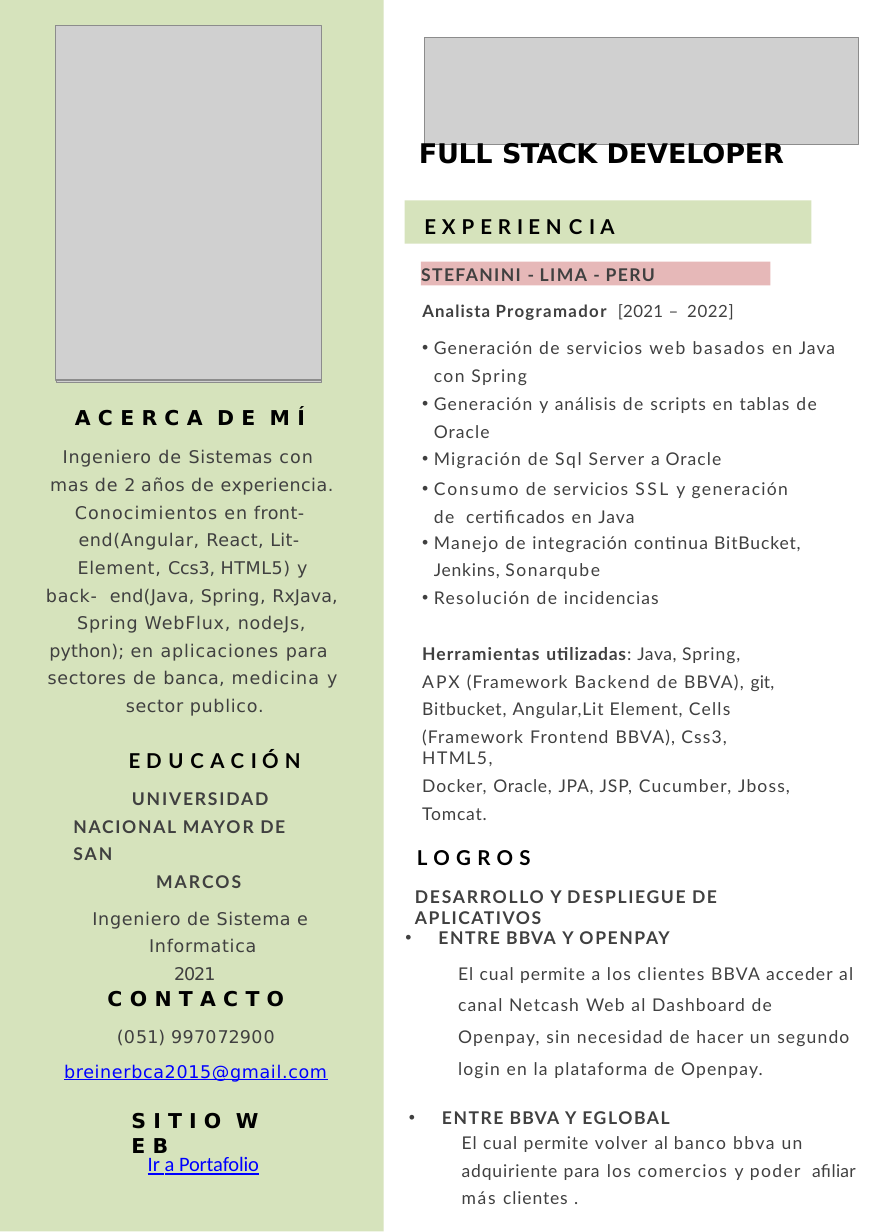
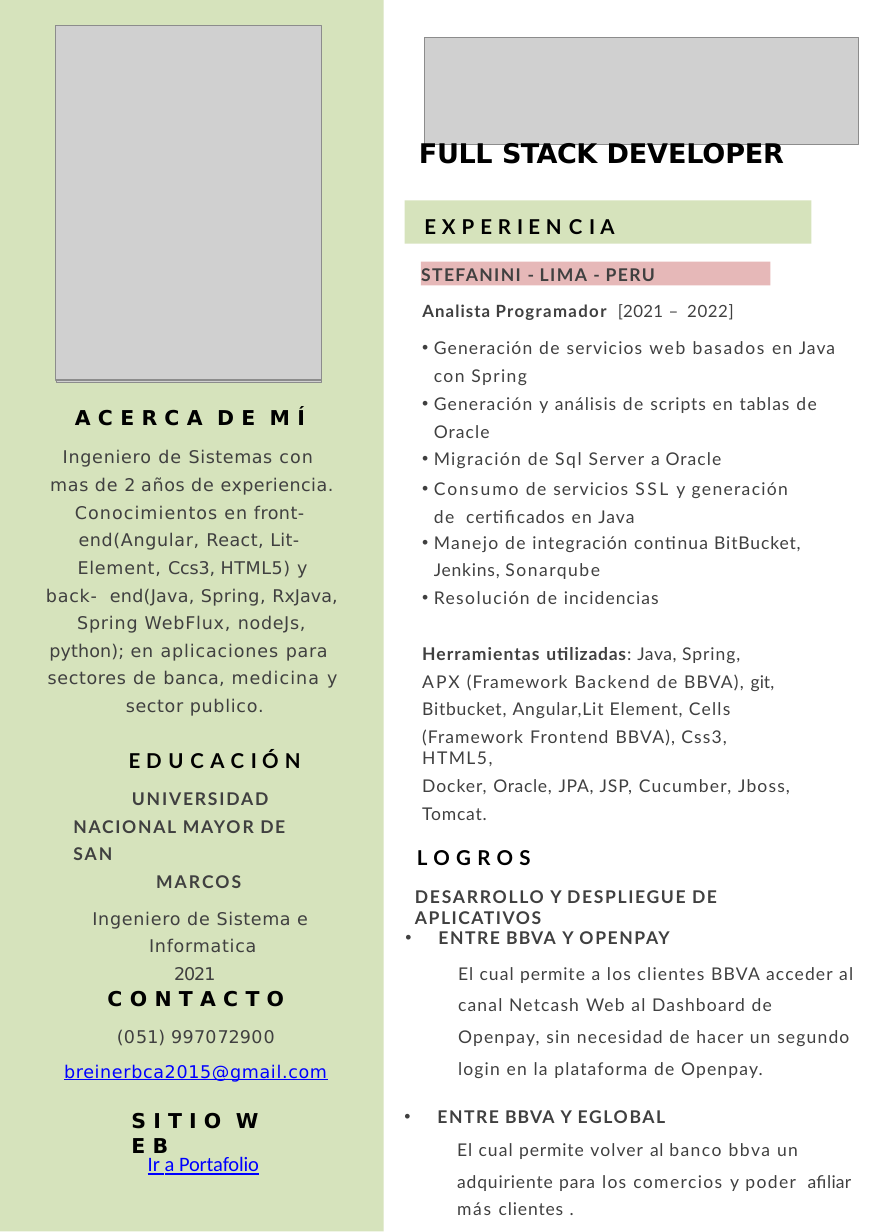
Before and after one commit to breinerbca99/portafolio1, a slide deck: slide 1 of src/assets/CV-Breiner Correa Atucsa.pptx. Drawn at 870x1232 pixels with LibreOffice and Linux fonts; fonts in the diff are those of the drawing; grey boxes stand for pictures. Boxes give left, top, right and bottom in pixels: in the first picture for what was removed or moved away, otherwise in the second. Text is boxed around its words. In the diff, an @@ line names an element or a change of style, - is before the commit and + after.

```diff
--- a/src/assets/CV-Breiner Correa Atucsa.pptx
+++ b/src/assets/CV-Breiner Correa Atucsa.pptx
@@ text at box(437, 1110, 852, 1215): more space between paragraphs @@
```
Also in this commit, not shown: 1 other slide changed, 1 other file.
